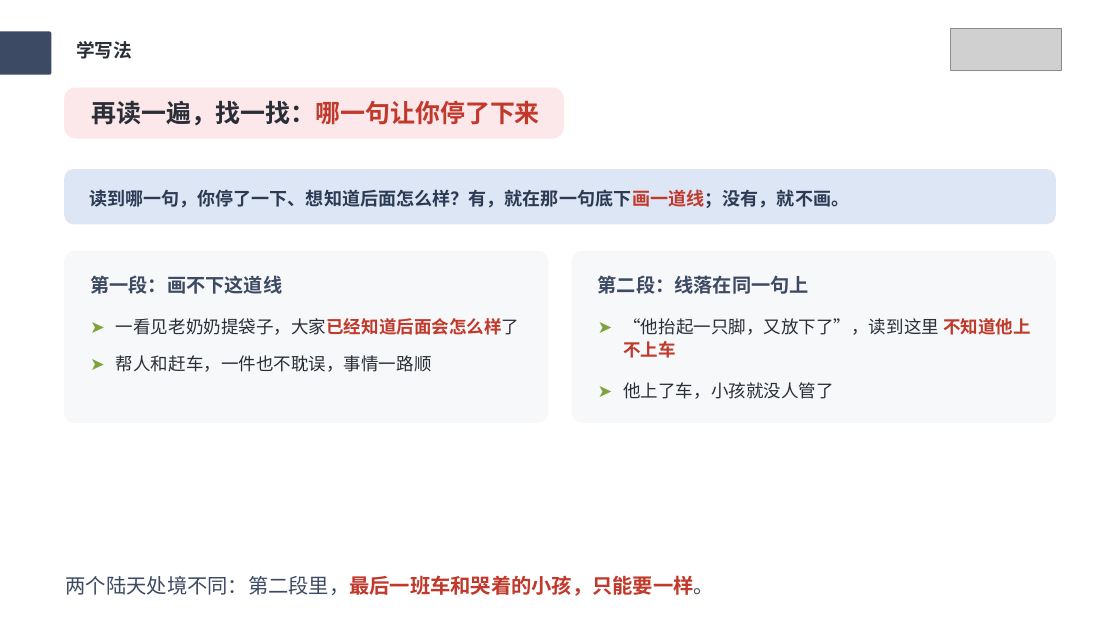
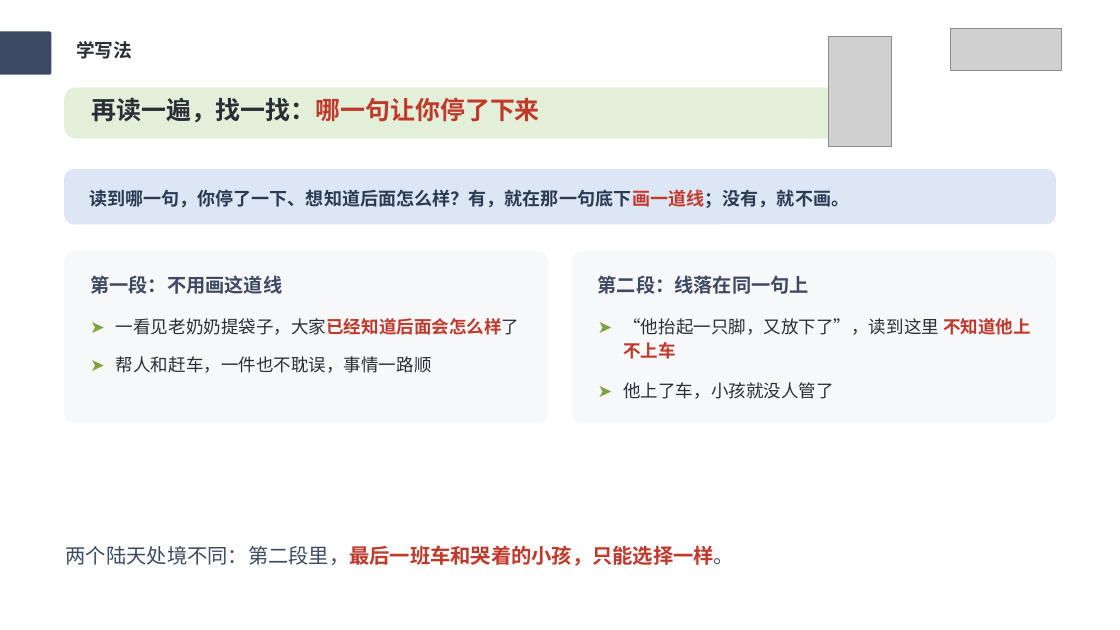
Before and after one commit to wuwenjia6498/laojohn-lesson-plan, a slide deck: slide 9 of 写作课件PPT输出/六上-第四单元-笔尖流出的故事/六上-第四单元-笔尖流出的故事-课件PPT.pptx. Drawn at 1120x630 pixels with LibreOffice and Linux fonts; fonts in the diff are those of the drawing; grey boxes stand for pictures. Boxes give left, top, right and bottom in pixels: in the first picture for what was removed or moved away, otherwise in the second. Text is boxed around its words. In the diff, an @@ line names an element or a change of style, - is before the commit and + after.

```diff
--- a/写作课件PPT输出/六上-第四单元-笔尖流出的故事/六上-第四单元-笔尖流出的故事-课件PPT.pptx
+++ b/写作课件PPT输出/六上-第四单元-笔尖流出的故事/六上-第四单元-笔尖流出的故事-课件PPT.pptx
@@ picture added at [828,36,891,147] @@
@@ rounded rectangle removed at [64,87,564,138] @@
@@ rounded rectangle added at [64,87,880,138], fill #E2F0D9 @@
@@ text "再读一遍，找一找：哪一句让你停了下来" at [91,97,540,122]: line spacing 0.99 to 0.89 @@
@@ text at [90,275,282,294]: text changed @@
-第一段：画不下这道线
+第一段：不用画这道线
@@ text at [66,545,734,566]: text changed; size 26 to 26.1 pt @@
-两个陆天处境不同：第二段里，最后一班车和哭着的小孩，只能要一样。
+两个陆天处境不同：第二段里，最后一班车和哭着的小孩，只能选择一样。
```
Also in this commit, not shown: 27 other slides changed, 1 slide added, 1 slide removed, 4 other files.
